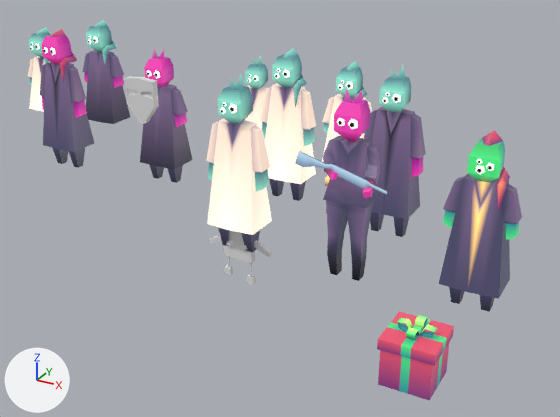
Before and after pictures for a commit that changed the Blender file artwork/kids.blend.
Rendered twice from a 50 mm lens placed at (18.9, -30.1, 17.7), pointed at (0.1, 4.1, 0.6). The lights are fixed; the arrows at lower left show +X, +Y and +Z. The picture after the commit comes second.

Script lines for the objects in view, before the commit:
```python
ob_adult_body_f_l_002 = bpy.data.objects.new('adult_body_F_L.002', me_cube_047)
ob_adult_body_f_l_002.location = (0.0, 0.0, 0.0)
ob_enforcer_body = bpy.data.objects.new('enforcer_body', me_cube_024)
ob_enforcer_body.location = (6.0, 0.0, 0.0)
ob_enforcer_body.rotation_euler = (-0.0327, -0.121, -0.0518)  # degrees (-1.9, -6.9, -3)
ob_kid_body_arm_left = bpy.data.objects.new('kid_body_Arm_Left', me_cube_008)
ob_kid_body_arm_left.parent = ob_kid_body_f_l
ob_kid_body_arm_left.location = (-11.14, 0.0, 6.374)
ob_kid_body_m_014 = bpy.data.objects.new('kid_body_M.014', me_cube_016)
ob_kid_body_m_014.location = (12.85, 0.0, 5.56)
ob_mask = bpy.data.objects.new('mask', me_cube_053)
ob_mask.location = (-4.6, -1.19, 7.54)
ob_mask_001 = bpy.data.objects.new('mask.001', me_cube_054)
ob_mask_001.location = (0.0, 0.0, 0.0)
# also in view: 'kid_body_M.016' at (-18.0, 11.2, 3.6); 'Present_Box_open_lid' at (11.6, -6.3, 2.0); 'kid_body_Arm_Left.004' at (-7.8, 6.0, 4.7); 'adult_body_M_L_head.002' at (-15.8, 5.2, 7.1); 'kid_body_M_head' at (6.0, 5.2, 7.7)
```
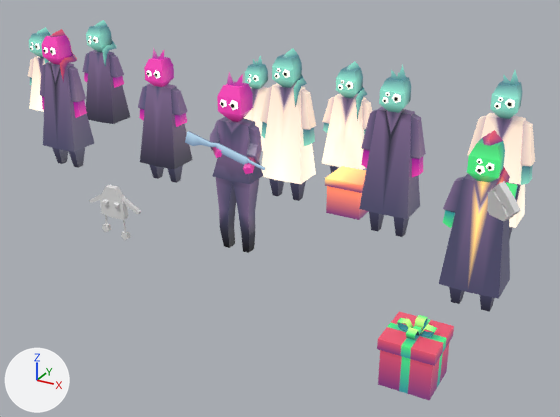
The change, as a diff of the scene's bpy script:
```diff
--- a/artwork/kids.blend.py
+++ b/artwork/kids.blend.py
@@ ob_kid_body_m_014 @@
 ob_kid_body_m_014.location = (12.85, 0.0, 5.56)
+ob_kid_body_m_014.rotation_euler = (-1.993, 0.0, 0.0)  # degrees (-114, 0, 0)
@@ ob_enforcer_body @@
 ob_enforcer_body = bpy.data.objects.new('enforcer_body', me_cube_024)
-ob_enforcer_body.location = (6.0, 0.0, 0.0)
+ob_enforcer_body.location = (0.0, 0.0, 0.0)
 ob_enforcer_body.rotation_euler = (-0.0327, -0.121, -0.0518)  # degrees (-1.9, -6.9, -3)
@@ ob_adult_body_f_l_002 @@
 ob_adult_body_f_l_002 = bpy.data.objects.new('adult_body_F_L.002', me_cube_047)
-ob_adult_body_f_l_002.location = (0.0, 0.0, 0.0)
+ob_adult_body_f_l_002.location = (11.0, 7.0, 0.0)
@@ ob_mask @@
 ob_mask = bpy.data.objects.new('mask', me_cube_053)
-ob_mask.location = (-4.6, -1.19, 7.54)
+ob_mask.location = (13.17, -1.82, 5.87)
+ob_mask.rotation_euler = (0.275, 0.78, -0.455)  # degrees (16, 45, -26)
+ob_mask.scale = (0.762, 0.762, 0.762)
@@ ob_mask_001 @@
 ob_mask_001 = bpy.data.objects.new('mask.001', me_cube_054)
-ob_mask_001.location = (0.0, 0.0, 0.0)
+ob_mask_001.location = (-9.0, 1.0, 0.0)
```

What differs and where, as boxes (x1, y1, x2, y2) in the pictures (560 x 417 px):
'adult_body_F_L.002', moved: before (207, 119, 272, 235); after (481, 113, 526, 228)
'enforcer_body', moved: before (295, 136, 388, 208); after (185, 117, 265, 184)
'enforcer_head', moved: before (334, 87, 370, 142); after (217, 72, 253, 122)
'enforcer_Feet_Left', moved: before (346, 203, 373, 281); after (233, 179, 259, 253)
'enforcer_Feet_Right', moved: before (326, 200, 348, 275); after (216, 177, 237, 248)
'adult_body_M_head.001', moved: before (217, 74, 253, 124); after (490, 70, 523, 119)
'mask', moved, turned, rescaled: before (125, 76, 159, 124); after (487, 181, 521, 221)
'mask.001', moved: before (209, 231, 272, 285); after (89, 185, 141, 240)
'adult_body_Arm_Left.002', moved: before (251, 125, 270, 192); after (521, 120, 535, 185)
'kid_body_M.014', turned: before (504, 184, 522, 240); after (505, 182, 521, 202)
'adult_body_Arm_Right.002', moved: before (206, 122, 218, 181); after (466, 115, 487, 172)
'adult_body_Feet_Left.002', moved (mostly hidden afterwards): before (242, 230, 260, 252); after (509, 227, 513, 240)
'adult_body_Feet_Right.002', moved (not visible afterwards): before (218, 227, 230, 246)
'kid_body_F_L.002', unchanged, uncovered by the edit: before (322, 94, 366, 162); after (322, 94, 366, 170)
'food_box', unchanged, uncovered by the edit: before (325, 176, 330, 213); after (325, 166, 368, 220)
